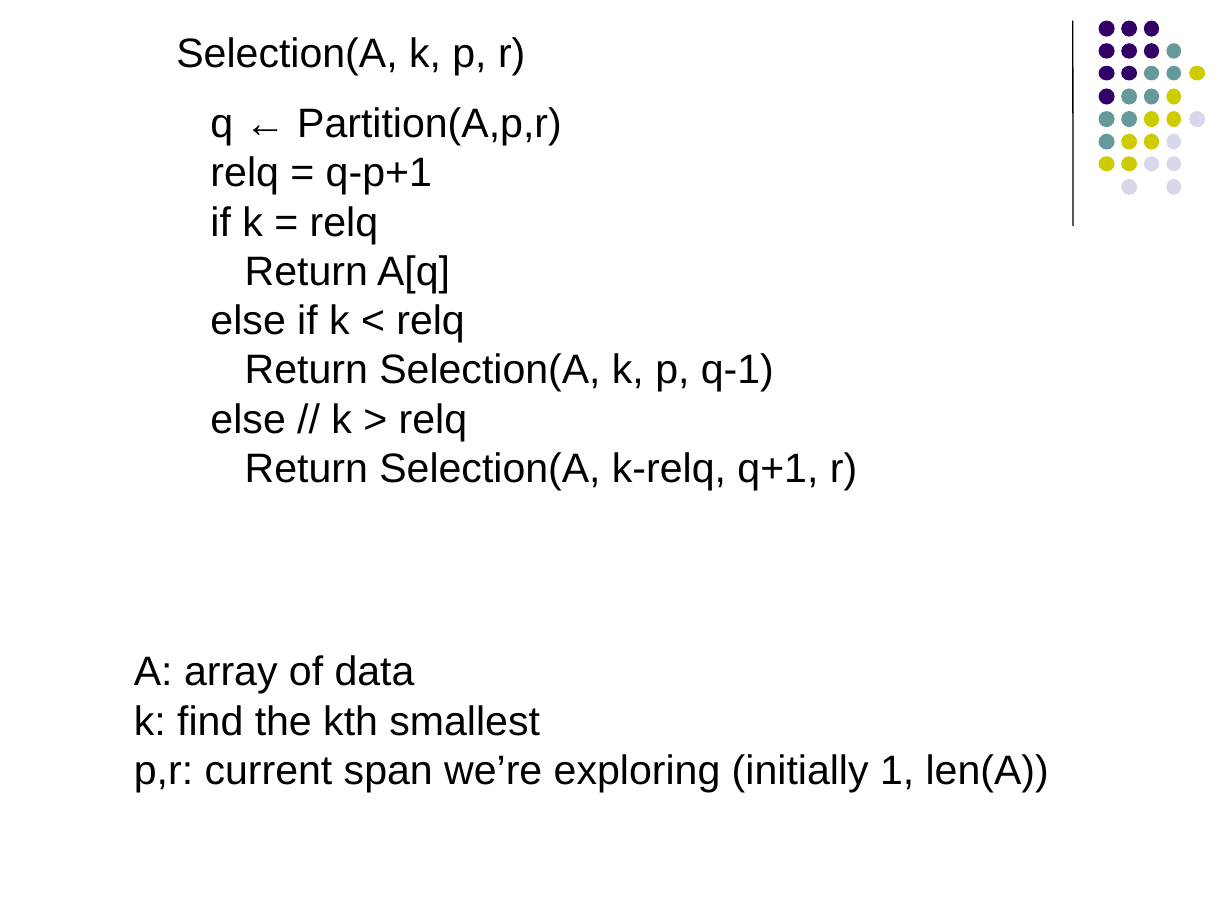
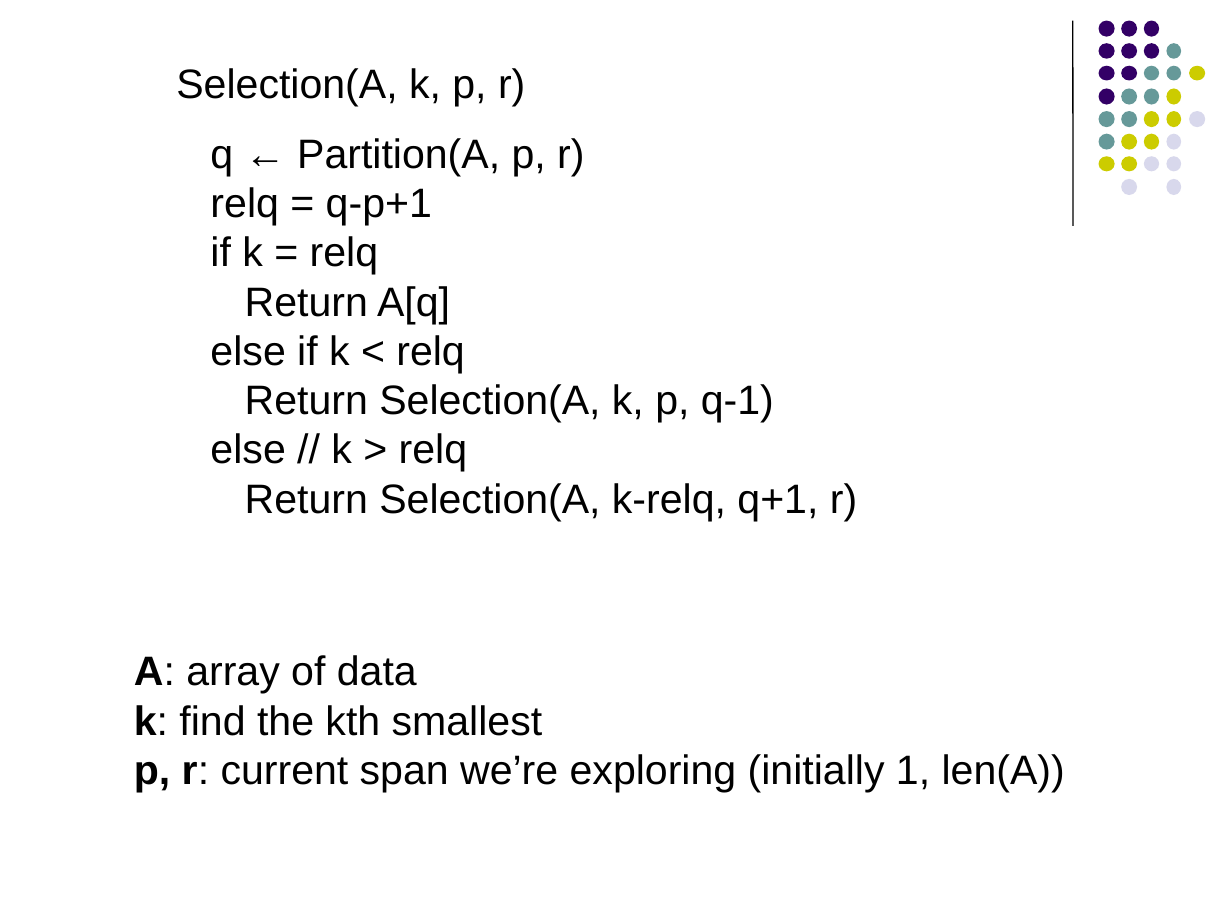
Before and after one commit to Collins-kariuk/Algorithms, a slide deck: slide 12 of Lectures/Lecture 06_Order Statistics.pptx. Drawn at 1232x924 pixels with LibreOffice and Linux fonts; fonts in the diff are those of the drawing. Boxes give left, top, right and bottom in pixels: in the first picture for what was removed or moved away, otherwise in the second. Text is boxed around its words. In the diff, an @@ line names an element or a change of style, - is before the commit and + after.

```diff
--- a/Lectures/Lecture 06_Order Statistics.pptx
+++ b/Lectures/Lecture 06_Order Statistics.pptx
@@ text "Selection(A, k, p, r)": place and size @@
-text "Selection(A, k, p, r)" at (176,37,857,490)
+text "Selection(A, k, p, r)" at (176,68,857,521)
@@ text at (210,138,857,521): spaces changed @@
-q ← Partition(A,p,r)
-relq = q-p+1
-if k = relq
-Return A[q]
-else if k < relq
-Return Selection(A, k, p, q-1)
-else // k > relq
-Return Selection(A, k-relq, q+1, r)
+q ← Partition(A, p, r)
+relq = q-p+1
+if k = relq
+Return A[q]
+else if k < relq
+Return Selection(A, k, p, q-1)
+else // k > relq
+Return Selection(A, k-relq, q+1, r)
@@ text at (134,655,543,736): bold on in "A:", "k:" @@
@@ text at (134,754,1065,792): spaces changed @@
-p,r: current span we’re exploring (initially 1, len(A))
+p, r: current span we’re exploring (initially 1, len(A))
```
Also in this commit, not shown: 8 other slides changed.
